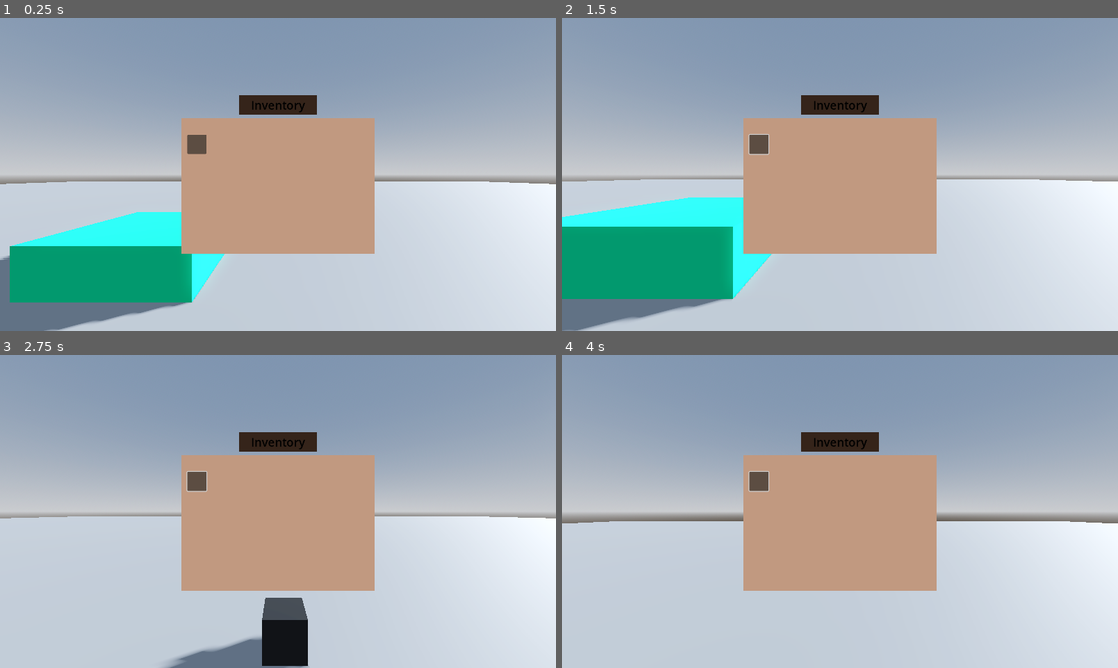
Above: before the commit, frames 1-4 (two rows, left to right).
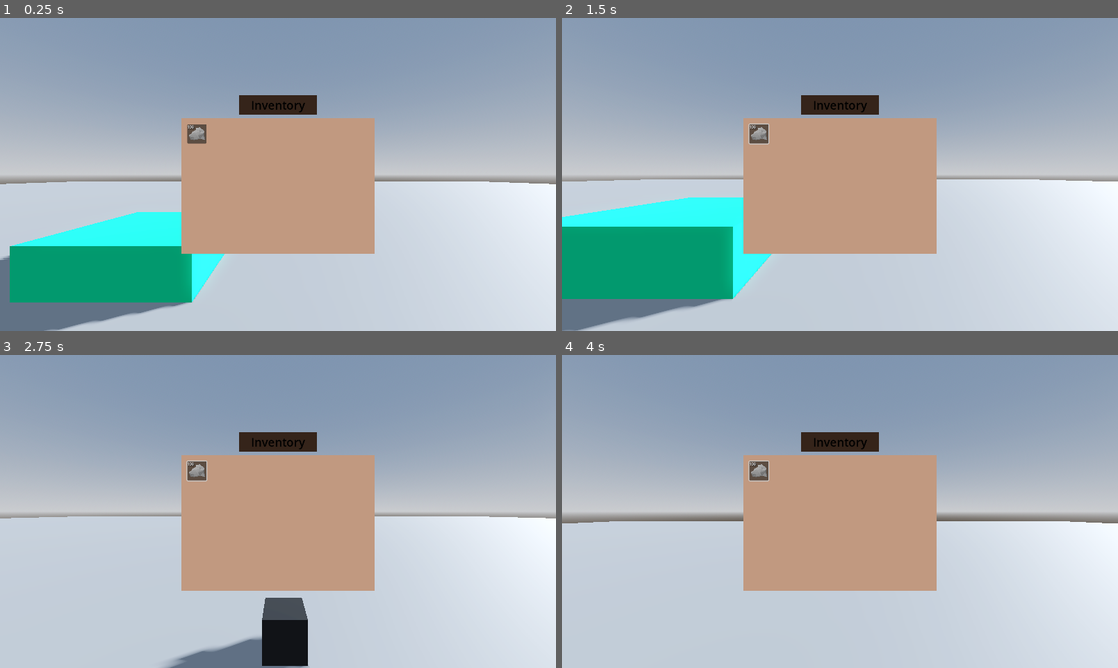
Above: after the commit, the same moments.

Repository: THEJR99/the-basics
Game: Godot game, scene res://main.tscn
Same seed, same stepped clock (60 frames per second), same inputs: the game is played once before the commit and once after it.
Inputs (mouse positions are in pixels of both pictures, inside the frame that each line leads up to; where the layout moved, square brackets give the same spot in the first picture):
- Up to frame 1 (0.25 s): no input
- Up to frame 2 (1.5 s): click (756, 133) [756, 143] at 0.5 s; tap Enter at 1.25 s; move the mouse to (867, 174) at 1.27 s; hold W (up) from 1.28 s (still down); tap E (interact) at 1.35 s
- Up to frame 3 (2.75 s): keep holding W (up); tap Space (jump) at 1.52, 2.27 s; move the mouse to (250, 511) at 2.02 s; tap Shift (sprint) at 2.1 s
- Up to frame 4 (4 s): keep holding W (up); move the mouse to (851, 505) at 2.77 s; tap E (interact) at 2.85 s; tap Space (jump) at 3.5, 3.77 s; move the mouse to (834, 517) at 3.52 s; tap Shift (sprint) at 3.6 s

The runs differ from the first frame. In frame 1, 0.3% of the frame differs, in the area x 33-38%, y 34-44%; in frame 2, 0.3%, in the area x 33-38%, y 33-44%; in frame 3, 0.3%; in frame 4, 0.3%.

Commit message:
UI 'complete', needs to be programmed

Diff:
--- a/main.tscn
+++ b/main.tscn
@@ -7,6 +7,7 @@
 [ext_resource type="Script" uid="uid://uwbsox63qpns" path="res://scripts/core/Inventory.gd" id="3_lquwl"]
 [ext_resource type="Script" uid="uid://cb4f55au4fw1s" path="res://Stats.gd" id="5_272bh"]
 [ext_resource type="Script" uid="uid://j84nk2xo2l82" path="res://scripts/resources/ItemGeneric.gd" id="7_272bh"]
+[ext_resource type="Texture2D" uid="uid://blxvf3xqqna7m" path="res://assets/grey_rock_icon.png" id="8_5vw27"]
 
 [sub_resource type="ProceduralSkyMaterial" id="ProceduralSkyMaterial_ig7tw"]
 sky_horizon_color = Color(0.66224277, 0.6717428, 0.6867428, 1)
@@ -162,14 +163,20 @@
 theme_override_constants/h_separation = 10
 columns = 8
 
-[node name="VBoxContainer" type="VBoxContainer" parent="InventoryUI/VBoxContainer/BackgroundContainer/InventoryPadding/InventoryGrid"]
+[node name="Button" type="Button" parent="InventoryUI/VBoxContainer/BackgroundContainer/InventoryPadding/InventoryGrid"]
 custom_minimum_size = Vector2(50, 50)
 layout_mode = 2
-theme_override_constants/separation = 4
+size_flags_horizontal = 0
+size_flags_vertical = 4
+icon = ExtResource("8_5vw27")
+icon_alignment = 1
+expand_icon = true
 
-[node name="Label" type="Label" parent="InventoryUI/VBoxContainer/BackgroundContainer/InventoryPadding/InventoryGrid/VBoxContainer"]
-layout_mode = 2
-
-[node name="Button" type="Button" parent="InventoryUI/VBoxContainer/BackgroundContainer/InventoryPadding/InventoryGrid/VBoxContainer"]
-custom_minimum_size = Vector2(50, 50)
-layout_mode = 2
+[node name="Label" type="Label" parent="InventoryUI/VBoxContainer/BackgroundContainer/InventoryPadding/InventoryGrid/Button"]
+layout_direction = 2
+layout_mode = 1
+offset_right = 42.0
+offset_bottom = 23.0
+theme_override_colors/font_shadow_color = Color(0, 0, 0, 1)
+theme_override_font_sizes/font_size = 10
+text = "100"
Not shown: 1 places in main.tscn that only renumber resources
